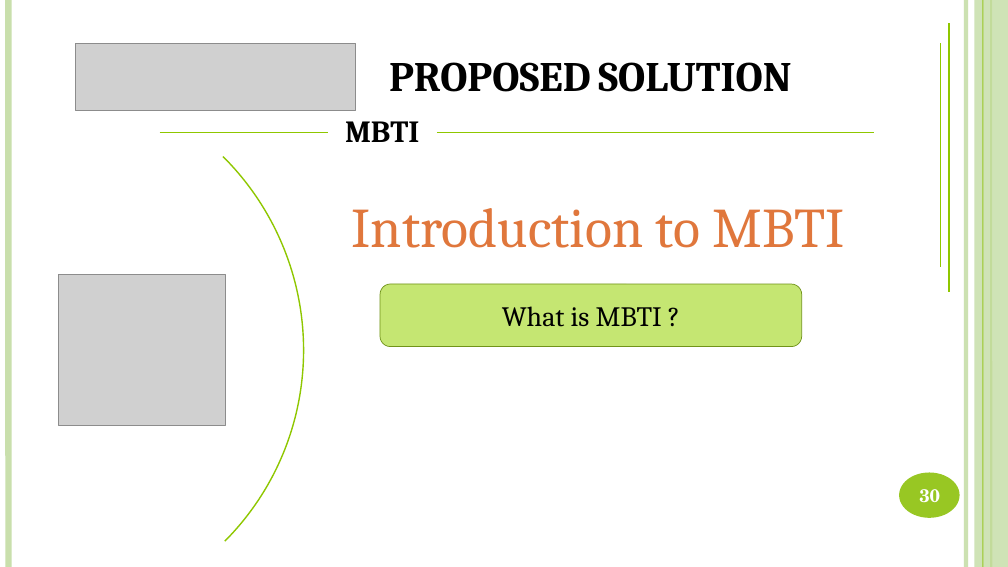
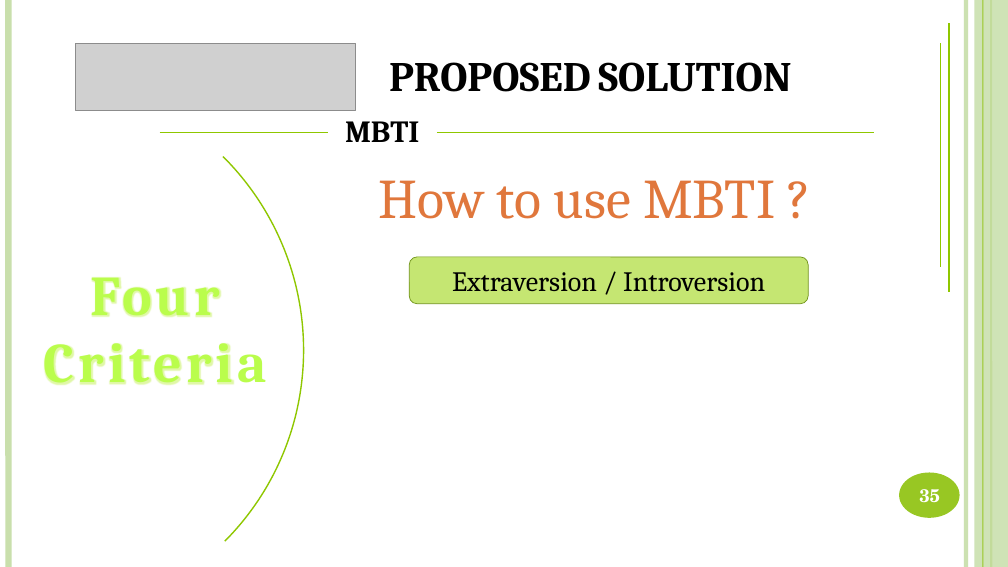
Before and after one commit to DanhLT2/Slide-Unistar, a slide deck: slide 35 of Slide-UniStar/UniStar.pptx (slide 30 before the commit). Drawn at 1008x567 pixels with LibreOffice and Linux fonts; fonts in the diff are those of the drawing; grey boxes stand for pictures. Boxes give left, top, right and bottom in pixels: in the first picture for what was removed or moved away, otherwise in the second. Text is boxed around its words. In the diff, an @@ line names an element or a change of style, - is before the commit and + after.

```diff
--- a/Slide-UniStar/UniStar.pptx
+++ b/Slide-UniStar/UniStar.pptx
@@ text at [379, 180, 775, 219]: text changed @@
-Introduction to MBTI
+How to use MBTI ?
@@ rounded rectangle added at [409, 257, 808, 303], fill #C5E672, outline #70931A 0.5 pt, 20 pt, text #000000 @@
+Extraversion / Introversion
@@ text added at [44, 277, 267, 385], 40 pt, text gradient #B9FF4C to #7CAD00, bold @@
+Four
+Criteria
@@ picture removed at [58, 274, 225, 425] @@
@@ rounded rectangle removed at [380, 284, 801, 347] @@
-What is MBTI ?
@@ page number at [919, 489, 940, 503]: text changed @@
-30
+35
```
Also in this commit, not shown: 13 other slides changed, 21 slides added, 5 slides removed, 2 other files.
